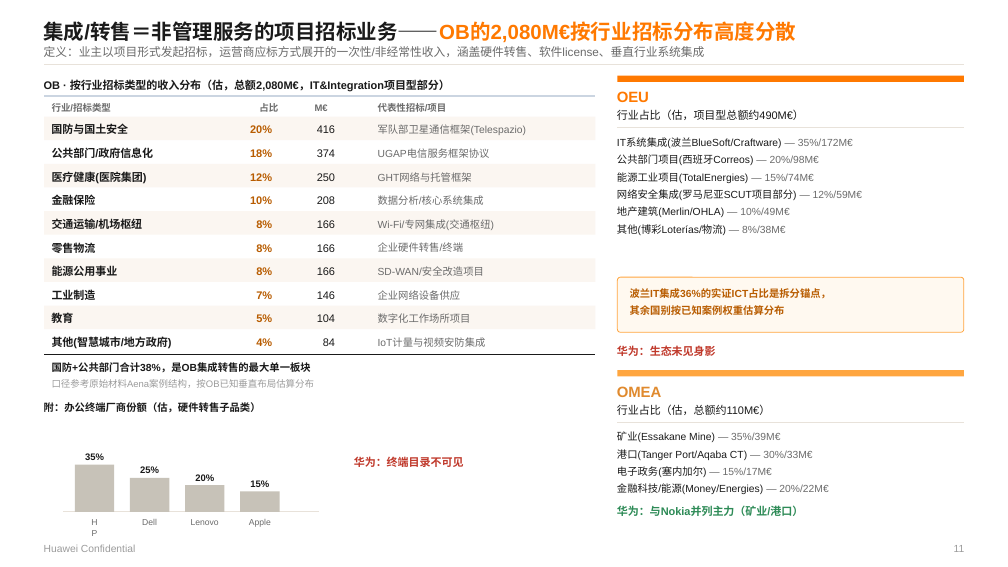
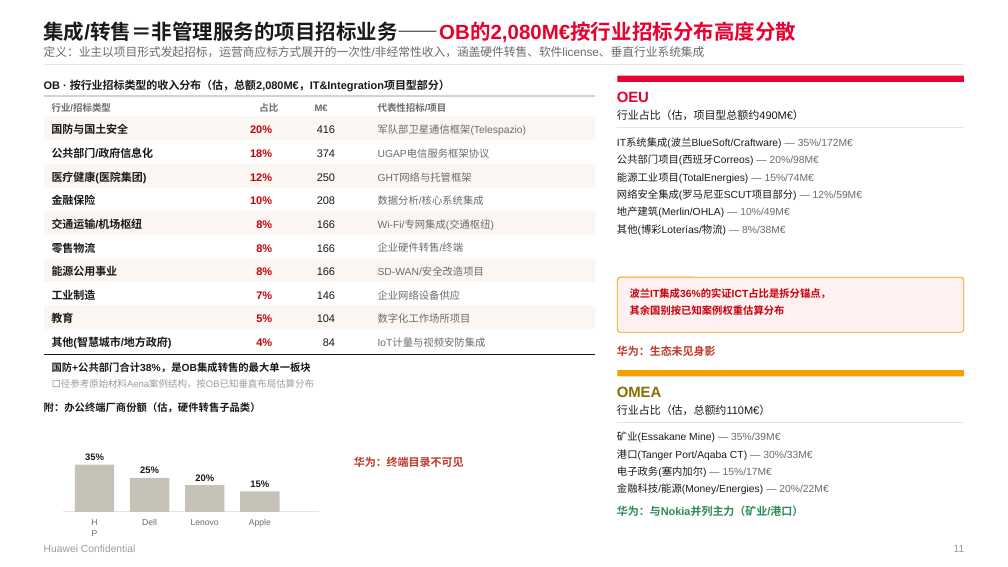
Before and after one commit to Chaoding1215/Claude, a slide deck: slide 11 of reference/Orange Business 三大区域B2B业务洞察 20260703.pptx. Drawn at 1008x567 pixels with LibreOffice and Linux fonts; fonts in the diff are those of the drawing. Boxes give left, top, right and bottom in pixels: in the first picture for what was removed or moved away, otherwise in the second. Text is boxed around its words. In the diff, an @@ line names an element or a change of style, - is before the commit and + after.

```diff
--- a/reference/Orange Business 三大区域B2B业务洞察 20260703.pptx
+++ b/reference/Orange Business 三大区域B2B业务洞察 20260703.pptx
@@ text "集成/转售＝非管理服务的项目招标业务——OB的2,080M€按行业招标分布高度分散" at bbox=[43, 21, 796, 43]: text colour #FF7900 to #E9002F in "集成/转售＝非管理服务的项目招标业务——OB的2,080M€按行业招标分布高度分散" @@
@@ text "OEU" at bbox=[617, 91, 649, 102]: text colour #FF7900 to #E9002F @@
@@ rectangle at bbox=[618, 76, 964, 82]: fill #FF7900 to #E9002F @@
@@ rounded rectangle at bbox=[618, 278, 964, 333]: fill #FFF9F0 to #FFF0F1; outline #FFA640 0.75 pt to #F4A100 0.75 pt @@
@@ text colour #B85C00 to #C7000A in 12 elements at bbox=[250, 125, 272, 133], bbox=[250, 149, 272, 157], bbox=[250, 173, 272, 181], bbox=[250, 196, 272, 204], bbox=[256, 219, 272, 230], bbox=[256, 243, 272, 254], bbox=[256, 267, 272, 278], bbox=[256, 291, 272, 299], bbox=[256, 314, 272, 322], bbox=[256, 338, 272, 346], bbox=[630, 288, 831, 298], bbox=[630, 304, 785, 318] @@
@@ text "OMEA" at bbox=[617, 386, 662, 397]: text colour #E08A2E to #8A6D00 @@
@@ rectangle at bbox=[618, 371, 964, 377]: fill #FFA640 to #F4A100 @@
```
Also in this commit, not shown: 15 other slides changed, 30 other files.
